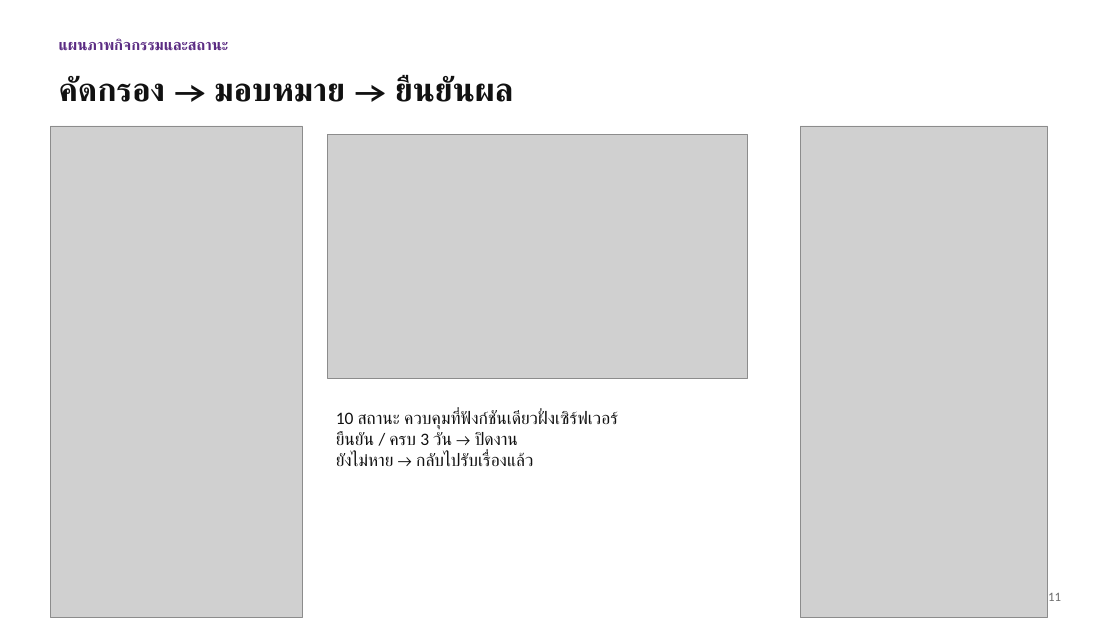
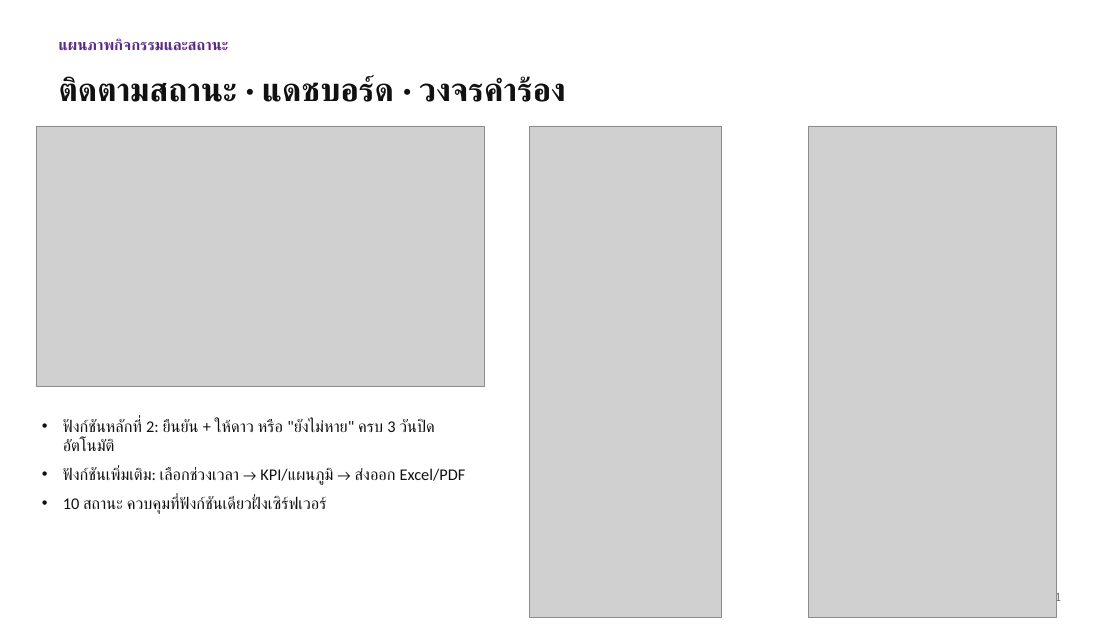
Before and after one commit to Nexzerf/SmartCMUMaintenanceSystem, a slide deck: slide 11 of report/out/สไลด์-ระบบแจ้งซ่อม-มช.pptx. Drawn at 1120x630 pixels with LibreOffice and Linux fonts; fonts in the diff are those of the drawing; grey boxes stand for pictures. Boxes give left, top, right and bottom in pixels: in the first picture for what was removed or moved away, otherwise in the second. Text is boxed around its words. In the diff, an @@ line names an element or a change of style, - is before the commit and + after.

```diff
--- a/report/out/สไลด์-ระบบแจ้งซ่อม-มช.pptx
+++ b/report/out/สไลด์-ระบบแจ้งซ่อม-มช.pptx
@@ text at box(59, 75, 566, 102): text changed @@
-คัดกรอง → มอบหมาย → ยืนยันผล
+ติดตามสถานะ · แดชบอร์ด · วงจรคำร้อง
@@ picture: place and size @@
-picture at box(328, 134, 747, 378)
+picture at box(36, 126, 485, 386)
@@ picture removed at box(50, 126, 302, 618) @@
@@ picture added at box(530, 126, 722, 618) @@
@@ picture: place and size @@
-picture at box(801, 126, 1049, 618)
+picture at box(809, 126, 1057, 618)
@@ text "ฟังก์ชันหลักที่ 2: ยืนยัน + ให้ดาว ...": place and size @@
-text "ฟังก์ชันหลักที่ 2: ยืนยัน + ให้ดาว ..." at box(336, 411, 618, 466)
+text "ฟังก์ชันหลักที่ 2: ยืนยัน + ให้ดาว ..." at box(63, 418, 466, 514)
@@ text at box(63, 418, 466, 485): paragraphs added @@
+• ฟังก์ชันหลักที่ 2: ยืนยัน + ให้ดาว หรือ "ยังไม่หาย" ครบ 3 วันปิดอัตโนมัติ
+• ฟังก์ชันเพิ่มเติม: เลือกช่วงเวลา → KPI/แผนภูมิ → ส่งออก Excel/PDF
@@ text at box(336, 432, 533, 466): paragraphs removed @@
-ยืนยัน / ครบ 3 วัน → ปิดงาน
-ยังไม่หาย → กลับไปรับเรื่องแล้ว
@@ text at box(63, 497, 326, 514): size 15 to 14 pt in "10 สถานะ ควบคุมที่ฟังก์ชันเดียวฝั่งเซิร์ฟเวอร์"; bullet none to •; more space between paragraphs @@
```
Also in this commit, not shown: 2 other slides changed, 10 other files.
